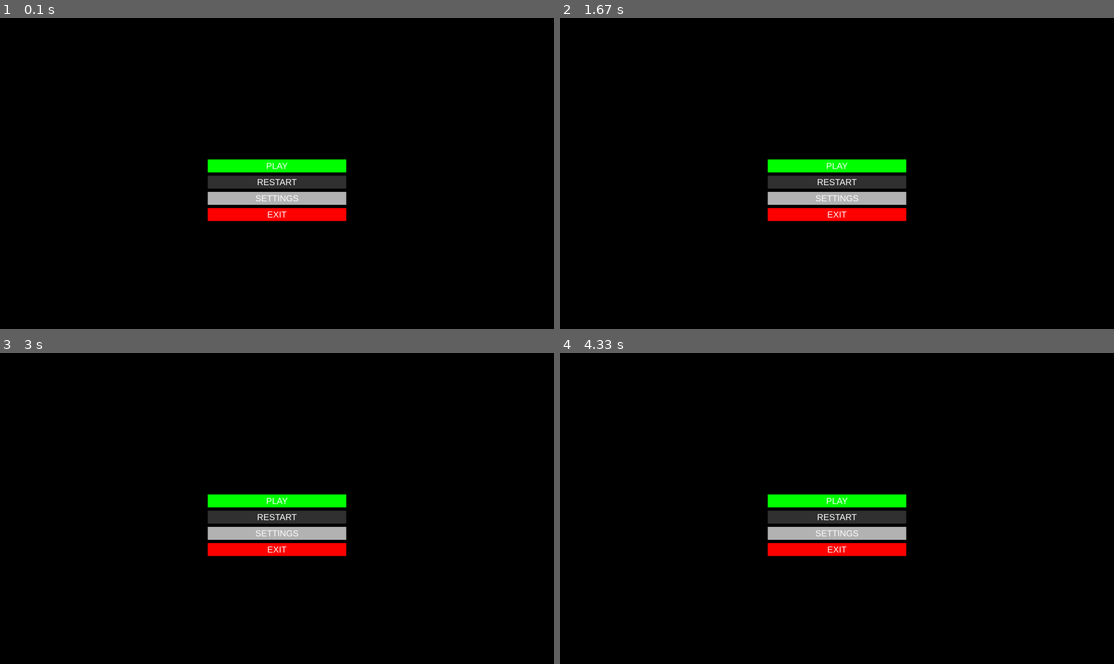
Above: before the commit, frames 1-4 (two rows, left to right).
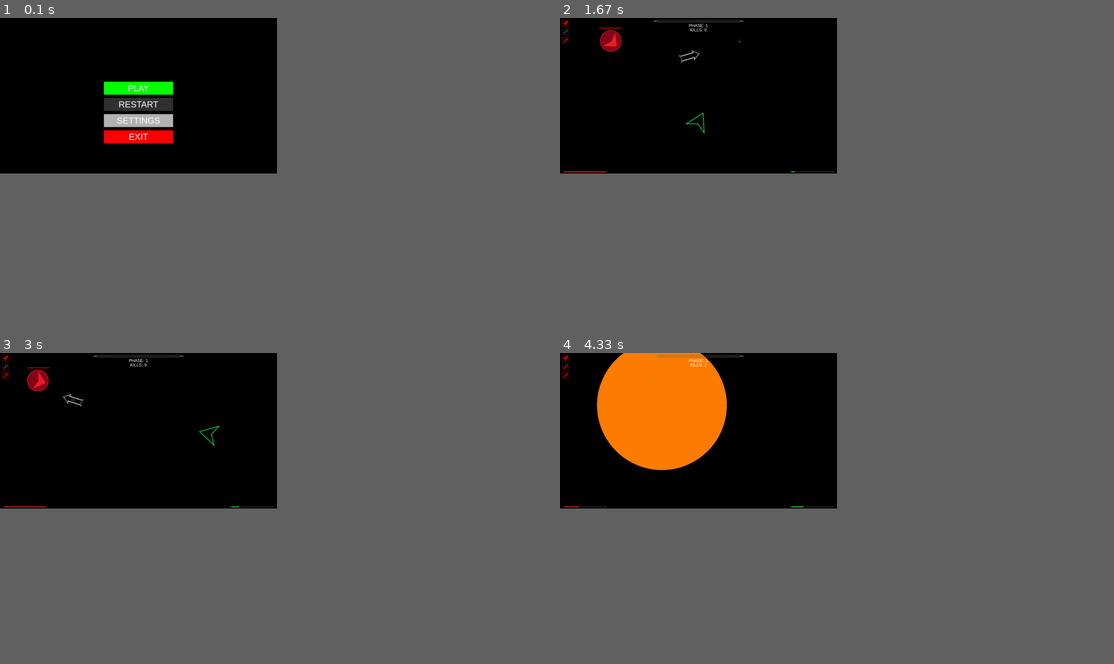
Above: after the commit, the same moments.

Repository: Jacob1Carter/BulletHellPygame
Game: pygame game, started from main.py
The game is run twice, just before and just after one commit, with the same random seed, the same clock (stepped at 60 frames per second) and the same inputs.
Inputs (mouse positions are in pixels of both pictures, inside the frame that each line leads up to):
- Up to frame 1 (0.1 s): no input
- Up to frame 2 (1.67 s): click (687, 101) at 0.38 s; tap E at 0.67 s; click (615, 70) at 1.05 s; click (737, 42) at 1.38 s
- Up to frame 3 (3 s): hold D 1.67-2.13 s; click (238, 483) at 1.75 s; hold W 2.17-2.47 s; click (66, 374) at 2.25 s; hold D 2.5-2.97 s; click (72, 399) at 2.58 s; tap E at 2.65 s
- Up to frame 4 (4.33 s): hold A 3-3.53 s; click (687, 471) at 3.08 s; hold A 3.57-3.87 s; click (659, 399) at 3.65 s; hold A 3.9-4.3 s; click (654, 377) at 3.98 s; tap E at 4.05 s
In our replay, the window is 900x506 before the commit and 450x253 after it. These sizes can differ from the game's own. Grey fills any space a smaller window leaves; there, only what the larger window draws over its background counts as a difference.

The runs differ from the first frame. In frame 1, 6.4% of the frame differs, in the area x 18-63%, y 20-66%; in frame 2, 4.8%; in frame 3, 4.8%; in frame 4, 12%, in the area x 0-63%, y 0-66%.

Commit message:
Added adaptive resolution (but not well)

Diff:
--- a/main.py
+++ b/main.py
@@ -22,8 +22,10 @@
 
 primary_monitor = get_monitors()[0]
 
-WIDTH = 2560    # primary_monitor.width
-HEIGHT = 1440   # primary_monitor.height
+print(primary_monitor)
+
+WIDTH = primary_monitor.width  # 2560    #   primary_monitor.width
+HEIGHT = primary_monitor.height  # 1440    #    primary_monitor.height
 
 WIN = pygame.display.set_mode((WIDTH, HEIGHT), pygame.FULLSCREEN)
 
@@ -50,7 +52,8 @@
 
         #   Face player
 
-        enemies[enemy].angle = (360 - math.atan2(player.y - enemies[enemy].y, player.x - enemies[enemy].x) * 180 / math.pi) - 90
+        enemies[enemy].angle = (360 - math.atan2(player.y - enemies[enemy].y,
+                                                 player.x - enemies[enemy].x) * 180 / math.pi) - 90
         rot_image = pygame.transform.rotate(enemies[enemy].img, enemies[enemy].angle)
         enemies[enemy].rect = rot_image.get_rect(center=(enemies[enemy].x, enemies[enemy].y))
 
@@ -246,7 +249,6 @@
 
 
 def handle_slashes(slashes, player):
-
     #   rotate and move
     for slash in slashes:
         print(player.angle)
@@ -383,12 +385,14 @@
     #   Show UI
 
     if ui:
-        display_ui(player, enemies, dashes, r_icos, slash_icos, attribute_bar_ico, progress_bar_ico, reticule, phase, runtime)
+        display_ui(player, enemies, dashes, r_icos, slash_icos, attribute_bar_ico, progress_bar_ico, reticule, phase,
+                   runtime)
 
     pygame.display.update()
 
 
-def display_ui(player, enemies, dashes, r_icos, slash_icos, attribute_bar_ico, progress_bar_ico, reticule, phase, runtime):
+def display_ui(player, enemies, dashes, r_icos, slash_icos, attribute_bar_ico, progress_bar_ico, reticule, phase,
+               runtime):
     for enemy in enemies:
         pygame.draw.rect(WIN, COLOURS["red"], pygame.Rect(
             (enemies[enemy].x - (enemies[enemy].width / 2)),
@@ -457,11 +461,14 @@
     elif player.max_overheat * 0.8 <= player.overheat < player.max_overheat:
         bar_colour = COLOURS["yellow"]
 
-    pygame.draw.rect(WIN, bar_colour, pygame.Rect(WIDTH - 210 - 20 + 15, HEIGHT - 8, (player.overheat / player.max_overheat) * 200, 1))
+    pygame.draw.rect(WIN, bar_colour,
+                     pygame.Rect(WIDTH - 210 - 20 + 15, HEIGHT - 8, (player.overheat / player.max_overheat) * 200, 1))
     if (player.overheat / player.max_overheat) * 200 > 193:
         pygame.draw.rect(WIN, bar_colour, pygame.Rect(WIDTH - 210 - 20 + 22, HEIGHT - 9, 193, 3))
     elif (player.overheat / player.max_overheat) * 200 > 7:
-        pygame.draw.rect(WIN, bar_colour, pygame.Rect(WIDTH - 210 - 20 + 22, HEIGHT - 9, (player.overheat / player.max_overheat) * 200, 3))
+        pygame.draw.rect(WIN, bar_colour,
+                         pygame.Rect(WIDTH - 210 - 20 + 22, HEIGHT - 9, (player.overheat / player.max_overheat) * 200,
+                                     3))
     WIN.blit(attribute_bar_ico, (WIDTH - 210 - 10, HEIGHT - 10))
 
     #   Phase bar
@@ -484,7 +491,8 @@
         if (runtime / 150) * 408 >= 400:
             pygame.draw.rect(WIN, phase_colour, pygame.Rect((WIDTH / 2 - (420 / 2)) + 15, 12, 392, 5))
         else:
-            pygame.draw.rect(WIN, phase_colour, pygame.Rect((WIDTH / 2 - (420 / 2)) + 15, 12, ((runtime / 150) * 408) - 7, 5))
+            pygame.draw.rect(WIN, phase_colour,
+                             pygame.Rect((WIDTH / 2 - (420 / 2)) + 15, 12, ((runtime / 150) * 408) - 7, 5))
 
     WIN.blit(progress_bar_ico, (WIDTH / 2 - (420 / 2), 10))
 
@@ -511,7 +519,8 @@
 
     pygame.draw.rect(WIN, play_button.colour, play_button.rect)
     play_text = FONT2.render(play_button.text, True, play_button.text_colour)
-    WIN.blit(play_text, (play_button.x + ((play_button.width - play_text.get_width()) / 2), (play_button.y + ((play_button.height - play_text.get_height()) / 2))))
+    WIN.blit(play_text, (play_button.x + ((play_button.width - play_text.get_width()) / 2),
+                         (play_button.y + ((play_button.height - play_text.get_height()) / 2))))
 
     pygame.draw.rect(WIN, restart_button.colour, restart_button.rect)
     restart_text = FONT2.render(restart_button.text, True, restart_button.text_colour)
@@ -520,11 +529,13 @@
 
     pygame.draw.rect(WIN, settings_button.colour, settings_button.rect)
     settings_text = FONT2.render(settings_button.text, True, settings_button.text_colour)
-    WIN.blit(settings_text, (settings_button.x + ((settings_button.width - settings_text.get_width()) / 2), (settings_button.y + ((settings_button.height - settings_text.get_height()) / 2))))
+    WIN.blit(settings_text, (settings_button.x + ((settings_button.width - settings_text.get_width()) / 2),
+                             (settings_button.y + ((settings_button.height - settings_text.get_height()) / 2))))
 
     pygame.draw.rect(WIN, exit_button.colour, exit_button.rect)
     exit_text = FONT2.render(exit_button.text, True, exit_button.text_colour)
-    WIN.blit(exit_text, (exit_button.x + ((exit_button.width - exit_text.get_width()) / 2), (exit_button.y + ((exit_button.height - exit_text.get_height()) / 2))))
+    WIN.blit(exit_text, (exit_button.x + ((exit_button.width - exit_text.get_width()) / 2),
+                         (exit_button.y + ((exit_button.height - exit_text.get_height()) / 2))))
 
     pygame.display.update()
 
@@ -534,11 +545,13 @@
 
     pygame.draw.rect(WIN, reticule_button.colour, reticule_button.rect)
     reticule_text = FONT2.render(reticule_button.text, True, reticule_button.text_colour)
-    WIN.blit(reticule_text, (reticule_button.x + ((reticule_button.width - reticule_text.get_width()) / 2), (reticule_button.y + ((reticule_button.height - reticule_text.get_height()) / 2))))
+    WIN.blit(reticule_text, (reticule_button.x + ((reticule_button.width - reticule_text.get_width()) / 2),
+                             (reticule_button.y + ((reticule_button.height - reticule_text.get_height()) / 2))))
 
     pygame.draw.rect(WIN, back_button.colour, back_button.rect)
     back_text = FONT2.render(back_button.text, True, back_button.text_colour)
-    WIN.blit(back_text, (back_button.x + ((back_button.width - back_text.get_width()) / 2), (back_button.y + ((back_button.height - back_text.get_height()) / 2))))
+    WIN.blit(back_text, (back_button.x + ((back_button.width - back_text.get_width()) / 2),
+                         (back_button.y + ((back_button.height - back_text.get_height()) / 2))))
 
 
 def reticule_display(width_button, height_button, dot_button, gap_button, thickness_button, back_button):
@@ -623,25 +636,37 @@
     health_packs = []
     slashes = []
 
-    play_button = ui_objects.Button((WIDTH // 2) - ((WIDTH // 4) / 2), (HEIGHT // 2) - 65, WIDTH // 4, 60, COLOURS["green"], "PLAY", COLOURS["white"])
-    restart_button = ui_objects.Button((WIDTH // 2) - ((WIDTH // 4) / 2), (HEIGHT // 2) + 10, WIDTH // 4, 60, COLOURS["dark_grey"], "RESTART", COLOURS["white"])
-    settings_button = ui_objects.Button((WIDTH // 2) - ((WIDTH // 4) / 2), (HEIGHT // 2) + 85, WIDTH // 4, 60, COLOURS["light_grey"], "SETTINGS", COLOURS["white"])
-    exit_button = ui_objects.Button((WIDTH // 2) - ((WIDTH // 4) / 2), (HEIGHT // 2) + 160, WIDTH // 4, 60, COLOURS["red"], "EXIT", COLOURS["white"])
-
-    reticule_button = ui_objects.Button((WIDTH // 2) - ((WIDTH // 4) / 2), (HEIGHT // 2) - 65, WIDTH // 4, 60, COLOURS["green"], "EDIT RETICULE", COLOURS["white"])
-    back_button = ui_objects.Button((WIDTH // 2) - ((WIDTH // 4) / 2), (HEIGHT // 2) + 85, WIDTH // 4, 60, COLOURS["light_grey"], "BACK", COLOURS["white"])
-
-    width_button = ui_objects.IntButton((WIDTH // 2) - ((WIDTH // 4) / 2), (HEIGHT // 2) - 140, WIDTH // 4, 60, COLOURS["green"], "PLAY", COLOURS["white"])
-
-    height_button = ui_objects.IntButton((WIDTH // 2) - ((WIDTH // 4) / 2), (HEIGHT // 2) - 65, WIDTH // 4, 60, COLOURS["green"], "PLAY", COLOURS["white"])
-
-    dot_button = ui_objects.IntButton((WIDTH // 2) - ((WIDTH // 4) / 2), (HEIGHT // 2) + 10, WIDTH // 4, 60, COLOURS["dark_grey"], "RESTART", COLOURS["white"])
-
-    gap_button = ui_objects.IntButton((WIDTH // 2) - ((WIDTH // 4) / 2), (HEIGHT // 2) + 85, WIDTH // 4, 60, COLOURS["light_grey"], "SETTINGS", COLOURS["white"])
-
-    thickness_button = ui_objects.IntButton((WIDTH // 2) - ((WIDTH // 4) / 2), (HEIGHT // 2) + 160, WIDTH // 4, 60, COLOURS["red"], "EXIT", COLOURS["white"])
-
-    reticule_back_button = ui_objects.Button((WIDTH // 2) - ((WIDTH // 4) / 2), (HEIGHT // 2) + 235, WIDTH // 4, 60, COLOURS["light_grey"], "BACK", COLOURS["white"])
+    play_button = ui_objects.Button((WIDTH // 2) - ((WIDTH // 4) / 2), (HEIGHT // 2) - 65, WIDTH // 4, 60,
+                                    COLOURS["green"], "PLAY", COLOURS["white"])
+    restart_button = ui_objects.Button((WIDTH // 2) - ((WIDTH // 4) / 2), (HEIGHT // 2) + 10, WIDTH // 4, 60,
+                                       COLOURS["dark_grey"], "RESTART", COLOURS["white"])
+    settings_button = ui_objects.Button((WIDTH // 2) - ((WIDTH // 4) / 2), (HEIGHT // 2) + 85, WIDTH // 4, 60,
+                                        COLOURS["light_grey"], "SETTINGS", COLOURS["white"])
+    exit_button = ui_objects.Button((WIDTH // 2) - ((WIDTH // 4) / 2), (HEIGHT // 2) + 160, WIDTH // 4, 60,
+                                    COLOURS["red"], "EXIT", COLOURS["white"])
+
+    reticule_button = ui_objects.Button((WIDTH // 2) - ((WIDTH // 4) / 2), (HEIGHT // 2) - 65, WIDTH // 4, 60,
+                                        COLOURS["green"], "EDIT RETICULE", COLOURS["white"])
+    back_button = ui_objects.Button((WIDTH // 2) - ((WIDTH // 4) / 2), (HEIGHT // 2) + 85, WIDTH // 4, 60,
+                                    COLOURS["light_grey"], "BACK", COLOURS["white"])
+
+    width_button = ui_objects.IntButton((WIDTH // 2) - ((WIDTH // 4) / 2), (HEIGHT // 2) - 140, WIDTH // 4, 60,
+                                        COLOURS["green"], "PLAY", COLOURS["white"])
+
+    height_button = ui_objects.IntButton((WIDTH // 2) - ((WIDTH // 4) / 2), (HEIGHT // 2) - 65, WIDTH // 4, 60,
+                                         COLOURS["green"], "PLAY", COLOURS["white"])
+
+    dot_button = ui_objects.IntButton((WIDTH // 2) - ((WIDTH // 4) / 2), (HEIGHT // 2) + 10, WIDTH // 4, 60,
+                                      COLOURS["dark_grey"], "RESTART", COLOURS["white"])
+
+    gap_button = ui_objects.IntButton((WIDTH // 2) - ((WIDTH // 4) / 2), (HEIGHT // 2) + 85, WIDTH // 4, 60,
+                                      COLOURS["light_grey"], "SETTINGS", COLOURS["white"])
+
+    thickness_button = ui_objects.IntButton((WIDTH // 2) - ((WIDTH // 4) / 2), (HEIGHT // 2) + 160, WIDTH // 4, 60,
+                                            COLOURS["red"], "EXIT", COLOURS["white"])
+
+    reticule_back_button = ui_objects.Button((WIDTH // 2) - ((WIDTH // 4) / 2), (HEIGHT // 2) + 235, WIDTH // 4, 60,
+                                             COLOURS["light_grey"], "BACK", COLOURS["white"])
 
     reticule = ui_objects.Reticule()
 
@@ -717,7 +742,8 @@
                 if reticule_bool:
                     handle_cool_i(width_button, height_button, dot_button, gap_button, thickness_button)
                     handle_cool(reticule_back_button)
-                    reticule_display(width_button, height_button, dot_button, gap_button, thickness_button, reticule_back_button)
+                    reticule_display(width_button, height_button, dot_button, gap_button, thickness_button,
+                                     reticule_back_button)
                 else:
                     handle_cool(reticule_button, back_button)
                     settings_display(reticule_button, back_button)
@@ -735,12 +761,14 @@
                     if random.random() > 0.1:
                         enemies.update({
                             num:
-                                entities.Enemy(random.randint(30, WIDTH - 30), random.randint(30, HEIGHT - 30), 15, 0, 300, 1)
+                                entities.Enemy(random.randint(30, WIDTH - 30), random.randint(30, HEIGHT - 30), 15, 0,
+                                               300, 1)
                         })
                     else:
                         enemies.update({
                             num:
-                                entities.Enemy(random.randint(30, WIDTH - 30), random.randint(30, HEIGHT - 30), 30, 30, 400, 1.2)
+                                entities.Enemy(random.randint(30, WIDTH - 30), random.randint(30, HEIGHT - 30), 30, 30,
+                                               400, 1.2)
                         })
                     num += 1
                     enemy_spawn_cooldown = True
